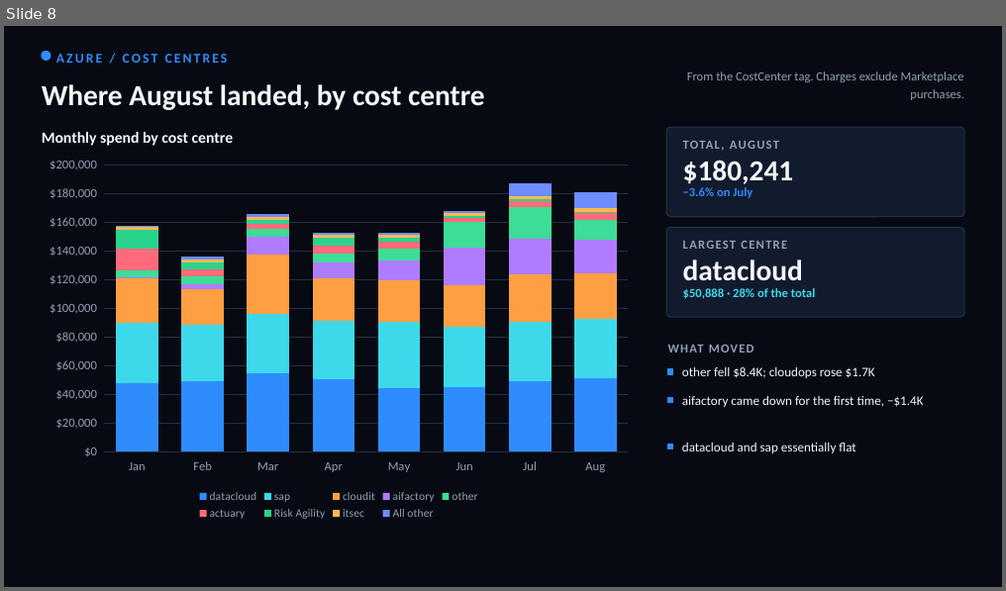
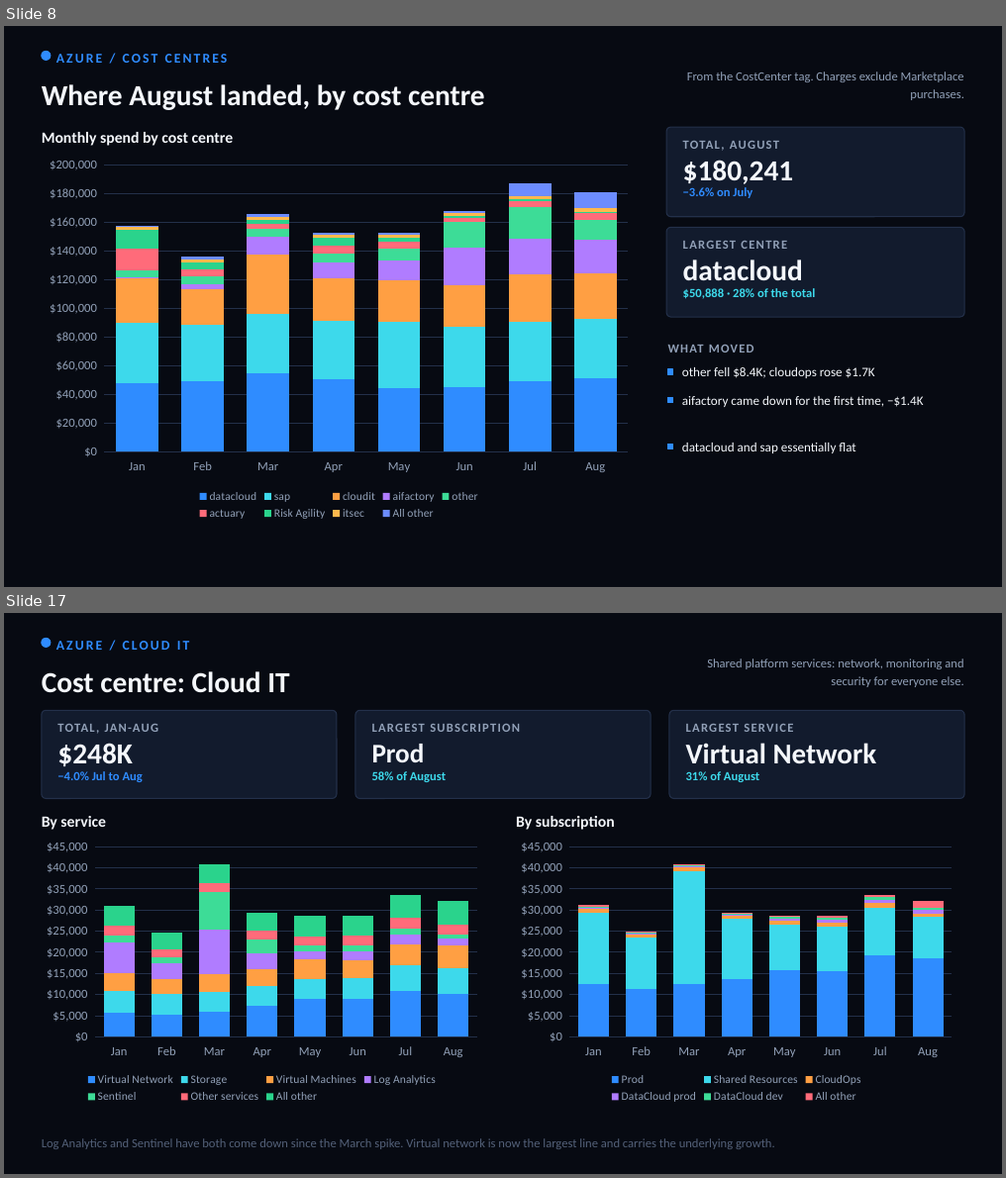
Before and after one commit to arielga5-code/Finops, a slide deck: presentations/cloud-cost-cio/Harel_Cloud_Cost_CIO_August.pptx. Shown one above the other, each under a label of ours: slide 8 before the commit, slides 8 and 17 after it; the slides between them are not shown. The pictures are 1006x591 and 1006x1178 pixels, drawn with LibreOffice and Linux fonts; fonts in the diff are those of the drawing. Boxes give left, top, right and bottom in pixels: in the first picture for what was removed or moved away, otherwise in the second. Text is boxed around its words. In the diff, an @@ line names an element or a change of style, - is before the commit and + after.

```diff
--- a/presentations/cloud-cost-cio/Harel_Cloud_Cost_CIO_August.pptx
+++ b/presentations/cloud-cost-cio/Harel_Cloud_Cost_CIO_August.pptx
@@ slide 17 added at (4,613,1002,1174), background #070A12 @@
@@ rectangle added at (4,613,1002,1174), fill #070A12, outline #070A12 1 pt @@
@@ ellipse added at (42,639,51,648), fill #2F8CFF, outline #2F8CFF 1 pt @@
@@ text added at (56,641,190,650), 13 pt, text #2F8CFF, bold @@
+AZURE / CLOUD IT
@@ text added at (42,671,289,693), 28 pt, text #F4F7FB, bold @@
+Cost centre: Cloud IT
@@ text added at (707,659,963,687), 12 pt, text #91A0B7 @@
+Shared platform services: network, monitoring and security for everyone else.
@@ rounded rectangle added at (42,710,337,799), fill #121B2D, outline #23304A 1 pt @@
@@ text added at (57,718,320,738), 12 pt, text #91A0B7, bold @@
+TOTAL, JAN-AUG
@@ rounded rectangle added at (355,710,650,799), fill #121B2D, outline #23304A 1 pt @@
@@ text added at (372,724,425,732), 12 pt, text #91A0B7, bold @@
+LARGEST SUBSCRIPTION
@@ rounded rectangle added at (669,710,964,799), fill #121B2D, outline #23304A 1 pt @@
@@ text added at (686,724,739,732), 12 pt, text #91A0B7, bold @@
+LARGEST SERVICE
@@ text added at (57,743,133,766), 28 pt, text #F4F7FB, bold @@
+$248K
@@ text added at (372,744,425,762), 25.8 pt, text #F4F7FB, bold @@
+Prod
@@ text added at (686,743,877,764), 27.6 pt, text #F4F7FB, bold @@
+Virtual Network
@@ text added at (57,771,143,782), 12 pt, text #2F8CFF, bold @@
+−4.0% Jul to Aug
@@ text added at (372,771,446,782), 12 pt, text #3DD9EB, bold @@
+58% of August
@@ text added at (686,771,759,782), 12 pt, text #3DD9EB, bold @@
+31% of August
@@ text added at (42,816,106,830), 15 pt, text #F4F7FB, bold @@
+By service
@@ text added at (516,816,615,830), 15 pt, text #F4F7FB, bold @@
+By subscription
@@ column stacked chart added at (38,834,486,1107) @@
+categories: Jan, Feb, Mar, Apr, May, Jun, Jul, Aug
+Virtual Network: 6000, 5000, 6000, 7000, 9000, 9000, 11000, 10000
+Storage: 5000, 5000, 5000, 5000, 5000, 5000, 6000, 6000
+Virtual Machines: 4000, 4000, 4000, 4000, 5000, 4000, 5000, 6000
+Log Analytics: 7000, 4000, 11000, 4000, 2000, 2000, 2000, 2000
+Sentinel: 2000, 1000, 9000, 3000, 1000, 1000, 1000, 1000
+Other services: 2000, 2000, 2000, 2000, 2000, 2000, 3000, 2000
+All other: 5000, 4000, 4000, 4000, 5000, 5000, 5000, 6000
@@ column stacked chart added at (512,834,960,1107) @@
+categories: Jan, Feb, Mar, Apr, May, Jun, Jul, Aug
+Prod: 12000, 11000, 12000, 14000, 16000, 15000, 19000, 19000
+Shared Resources: 17000, 12000, 27000, 14000, 11000, 11000, 11000, 10000
+CloudOps: 1000, 1000, 1000, 1000, 1000, 1000, 1000, 1000
+DataCloud prod: 0, 0, 0, 0, 0, 1000, 1000, 1000
+DataCloud dev: 0, 0, 0, 0, 1000, 1000, 1000, 1000
+All other: 0, 0, 0, 0, 0, 0, 0, 2000
@@ text added at (42,1139,775,1150), 12 pt, text #536078 @@
+Log Analytics and Sentinel have both come down since the March spike. Virtual network is now the largest line and carries the underlying growth.
```
Also in this commit, not shown: 5 slides changed, 7 other slides added, 6 other files.
